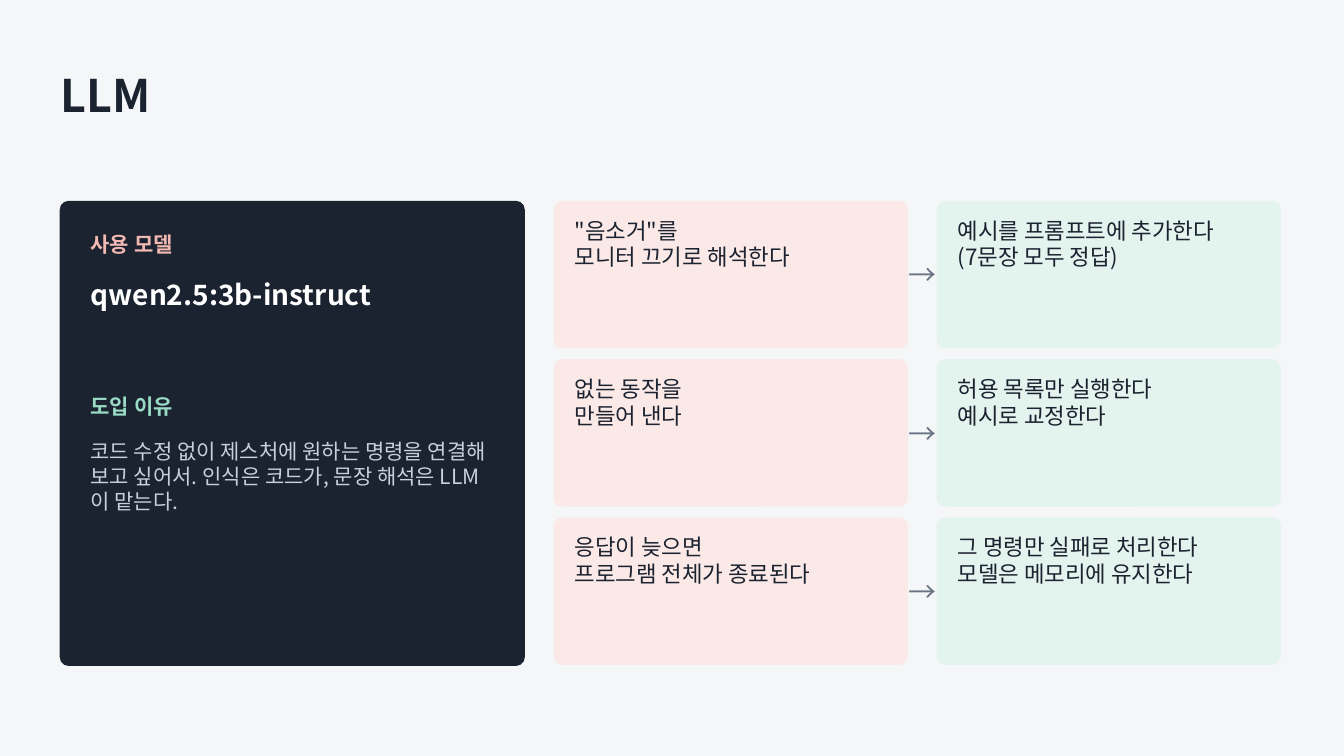
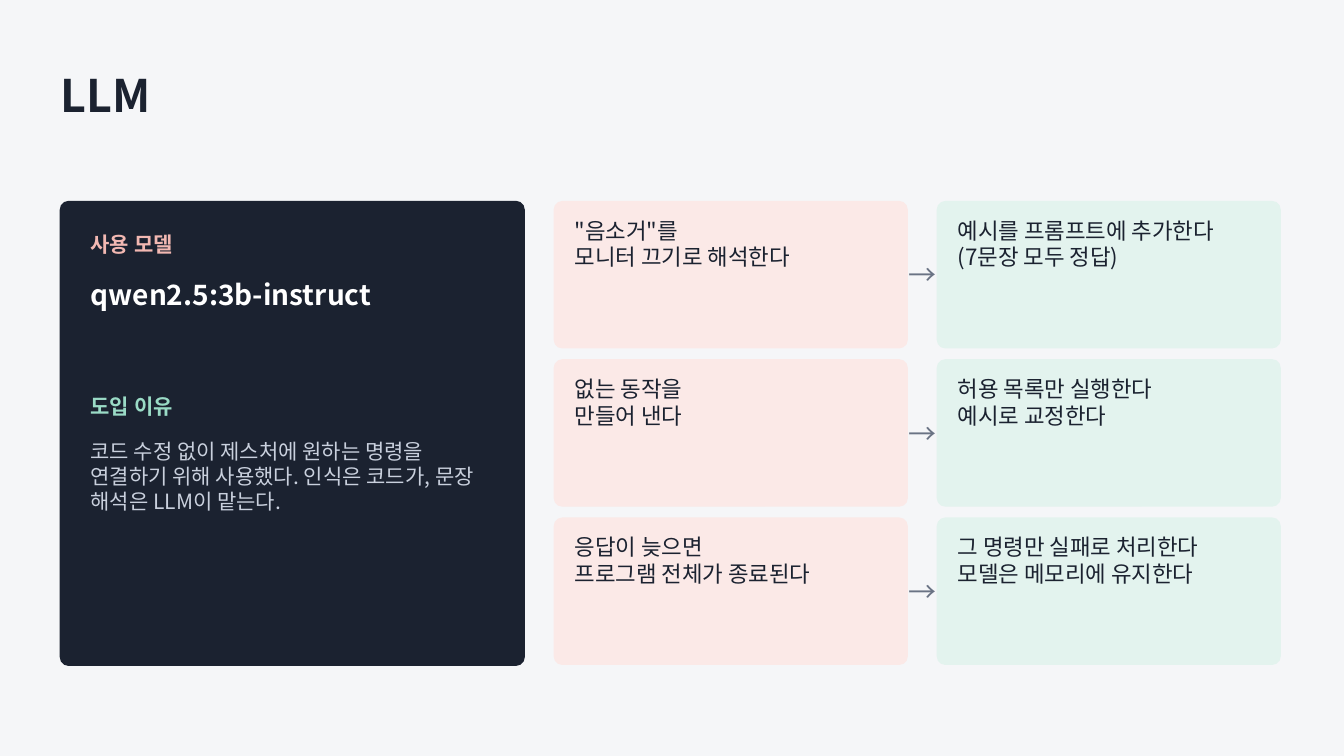
Before and after one commit to JungUH-0/JungPra, a slide deck: slide 7 of pythonpra/myproject/ppt/assistant_process.pptx. Drawn at 1344x756 pixels with LibreOffice and Linux fonts; fonts in the diff are those of the drawing. Boxes give left, top, right and bottom in pixels: in the first picture for what was removed or moved away, otherwise in the second. Text is boxed around its words. In the diff, an @@ line names an element or a change of style, - is before the commit and + after.

```diff
--- a/pythonpra/myproject/ppt/assistant_process.pptx
+++ b/pythonpra/myproject/ppt/assistant_process.pptx
@@ text at box(91, 441, 474, 511): text changed @@
-코드 수정 없이 제스처에 원하는 명령을 연결해 보고 싶어서. 인식은 코드가, 문장 해석은 LLM이 맡는다.
+코드 수정 없이 제스처에 원하는 명령을 연결하기 위해 사용했다. 인식은 코드가, 문장 해석은 LLM이 맡는다.
```
Also in this commit, not shown: 5 other slides changed, 1 other file.
